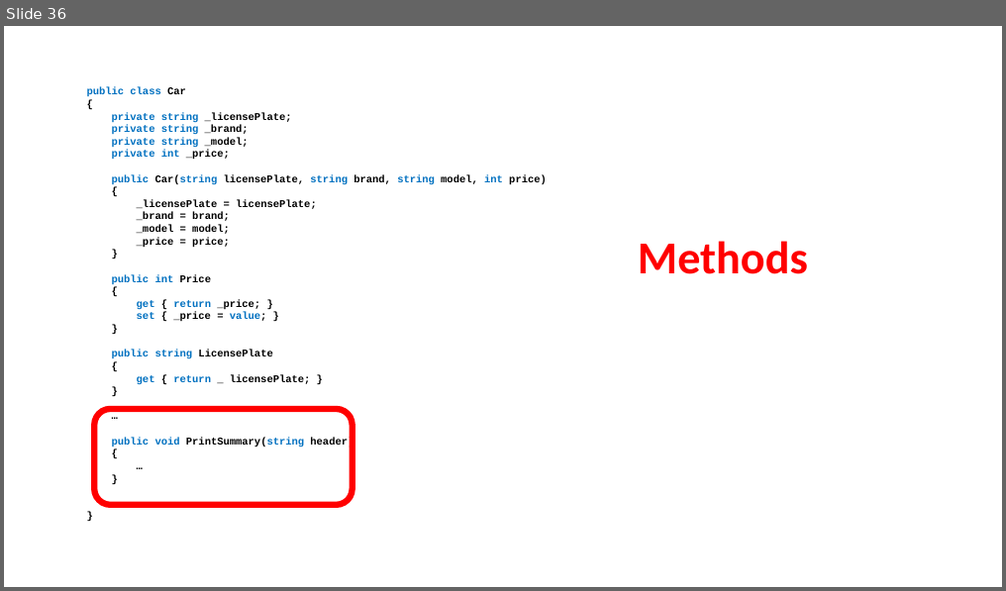
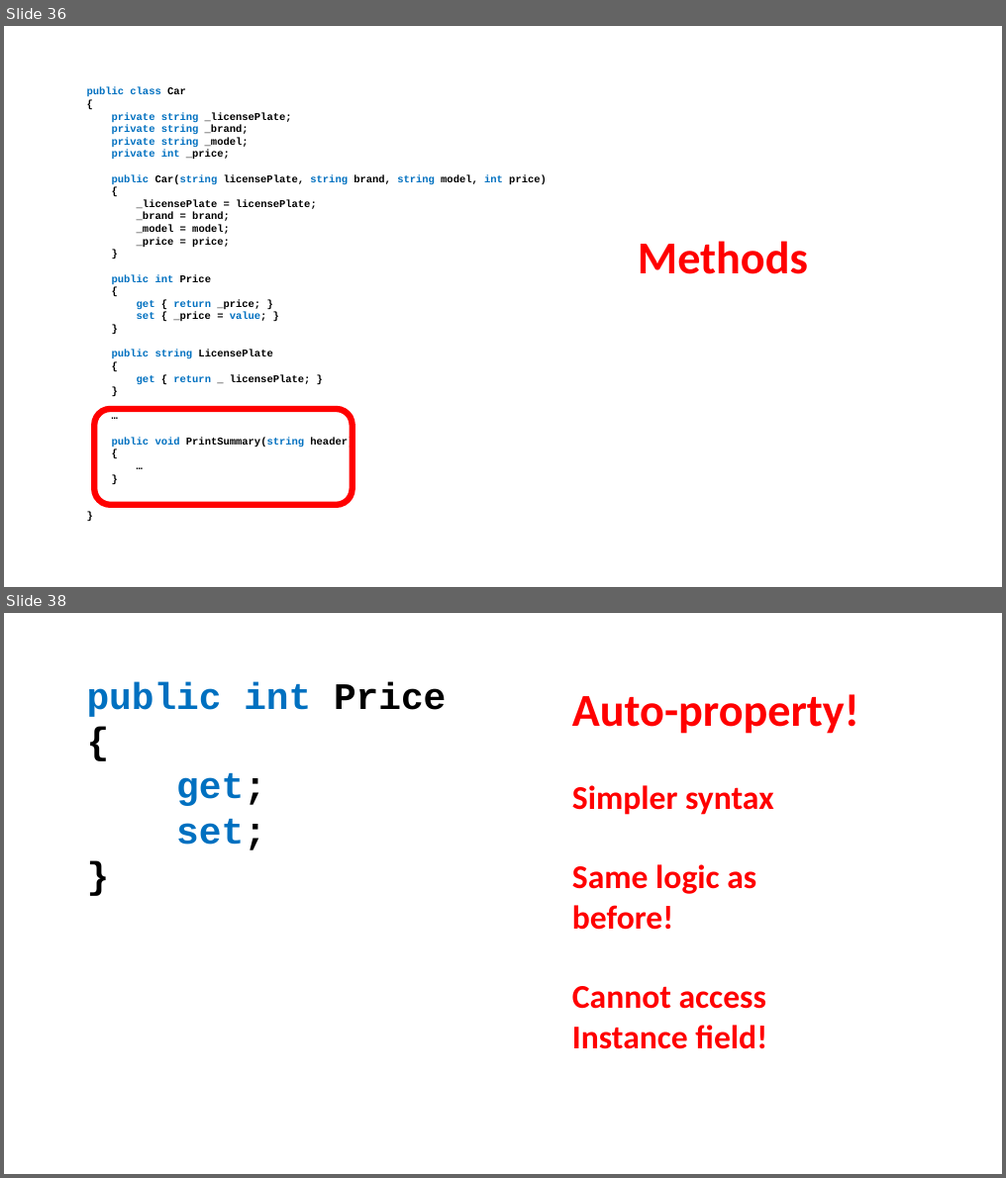
Before and after one commit to perslaursen/OOProg22, a slide deck: Chap/OOProg01/Presentations/ClassDefinition.pptx. Shown one above the other, each under a label of ours: slide 36 before the commit, slides 36 and 38 after it; the slides between them are not shown. The pictures are 1006x591 and 1006x1178 pixels, drawn with LibreOffice and Linux fonts; fonts in the diff are those of the drawing. Boxes give left, top, right and bottom in pixels: in the first picture for what was removed or moved away, otherwise in the second. Text is boxed around its words. In the diff, an @@ line names an element or a change of style, - is before the commit and + after.

Commit message:
Minor updates to OOProg01 materials
Added a bit about auto-properties to ClassDefs PPT.

```diff
--- a/Chap/OOProg01/Presentations/ClassDefinition.pptx
+++ b/Chap/OOProg01/Presentations/ClassDefinition.pptx
@@ slide 38 added at (x1=4, y1=613, x2=1002, y2=1174), background #FFFFFF @@
@@ text added at (x1=87, y1=682, x2=446, y2=851), 36 pt, text #0070C0, bold @@
+public int Price
+{
+get;
+set;
+}
@@ text added at (x1=572, y1=694, x2=859, y2=1050), 32 pt, text #FF0000, bold @@
+Auto-property!
+Simpler syntax
+Same logic as
+before!
+Cannot access
+Instance field!
```
Also in this commit, not shown: 5 other slides added, 2 other files.
